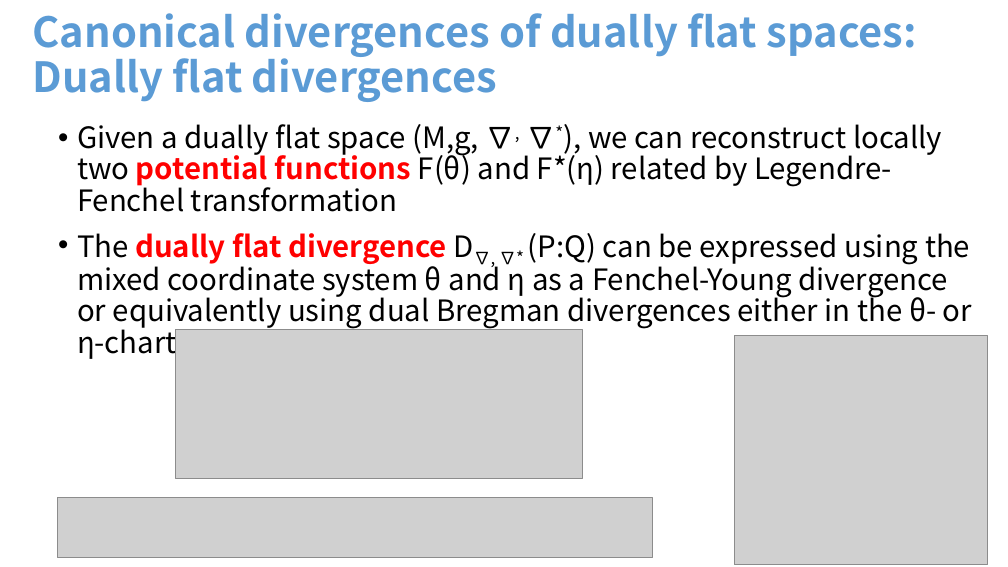
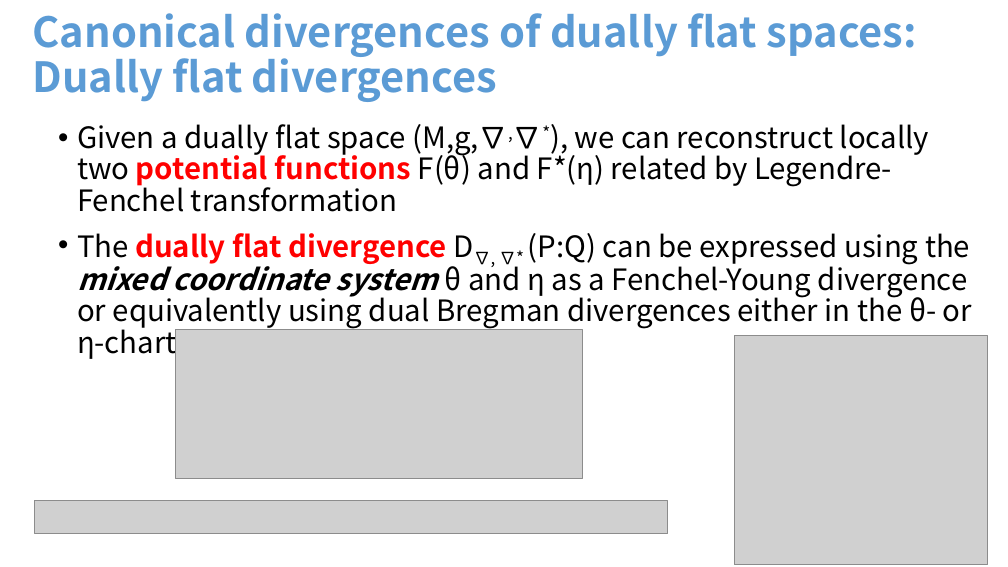
Before and after one commit to FrankNielsen/FrankNielsen.github.io, a slide deck: slide 14 of PPTX/DivergencesComparativeConvexity-FrankNIELSEN.pptx (slide 11 before the commit). Drawn at 1008x567 pixels with LibreOffice and Linux fonts; fonts in the diff are those of the drawing; grey boxes stand for pictures. Boxes give left, top, right and bottom in pixels: in the first picture for what was removed or moved away, otherwise in the second. Text is boxed around its words. In the diff, an @@ line names an element or a change of style, - is before the commit and + after.

```diff
--- a/PPTX/DivergencesComparativeConvexity-FrankNIELSEN.pptx
+++ b/PPTX/DivergencesComparativeConvexity-FrankNIELSEN.pptx
@@ text at [77,124,929,212]: spaces changed @@
-• Given a dually flat space (M,g, ∇, ∇*), we can reconstruct locally two potential functions F(θ) and F*(η) related by Legendre-Fenchel transformation
+• Given a dually flat space (M,g,∇,∇*), we can reconstruct locally two potential functions F(θ) and F*(η) related by Legendre-Fenchel transformation
@@ text at [77,233,972,362]: bold on, italic on in "mixed coordinate system" @@
@@ picture: place and size @@
-picture at [57,498,653,557]
+picture at [35,501,668,534]
```
Also in this commit, not shown: 27 other slides changed, 8 slides added, 4 other files.
